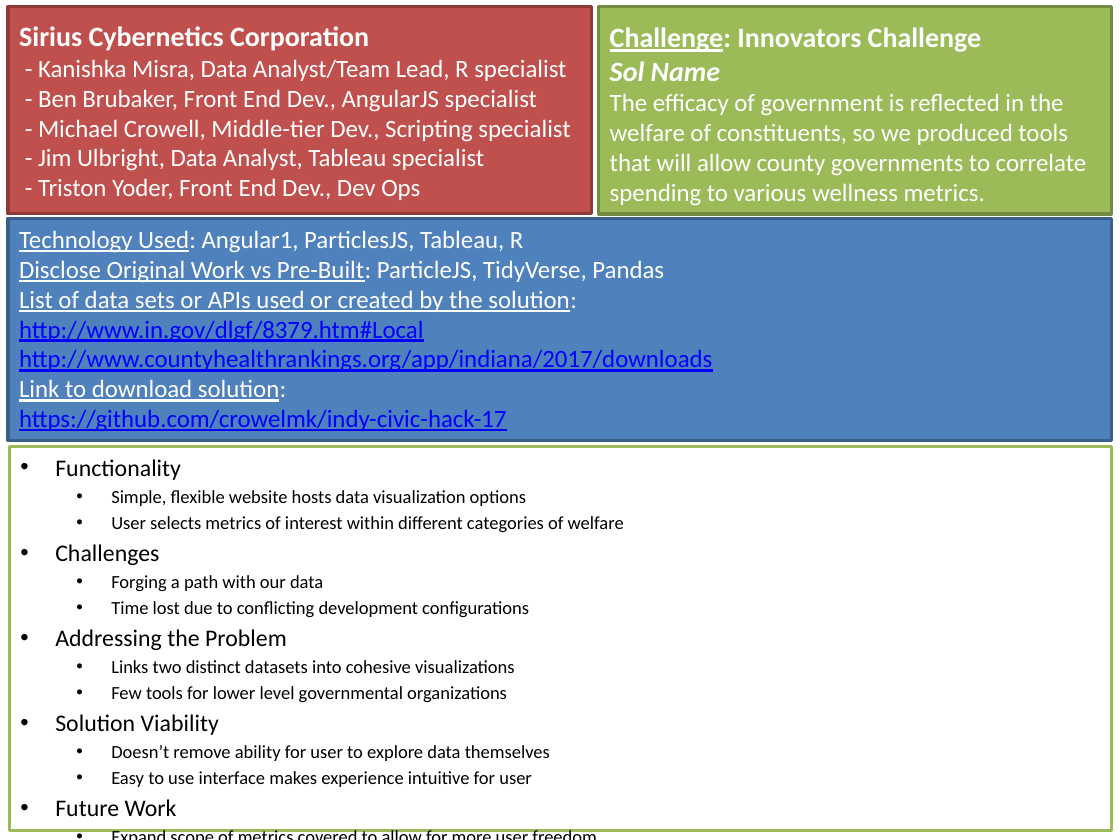
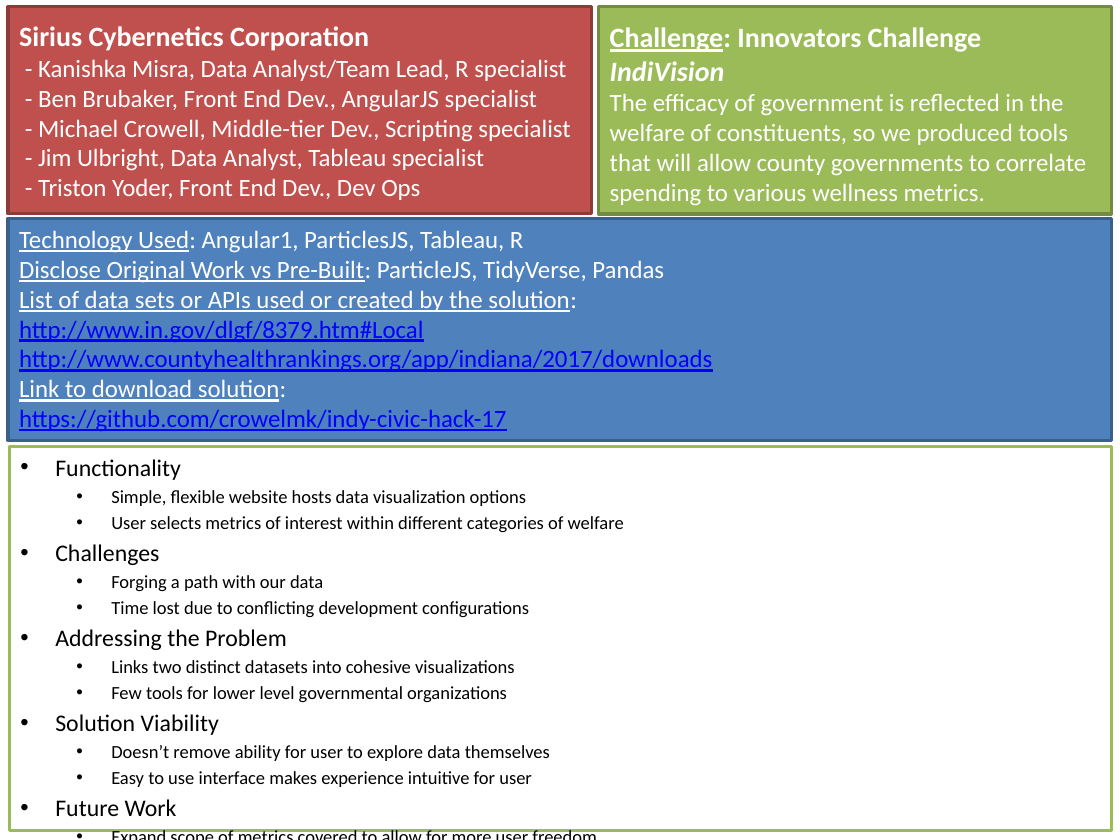
Before and after one commit to crowelmk/indy-civic-hack-17, a slide deck: slide 1 of presentation/Team_Summary.pptx. Drawn at 1120x840 pixels with LibreOffice and Linux fonts; fonts in the diff are those of the drawing. Boxes give left, top, right and bottom in pixels: in the first picture for what was removed or moved away, otherwise in the second. Text is boxed around its words. In the diff, an @@ line names an element or a change of style, - is before the commit and + after.

Commit message:
Name added to presentation

```diff
--- a/presentation/Team_Summary.pptx
+++ b/presentation/Team_Summary.pptx
@@ text in rectangle at <box>610,61,725,81</box>: text changed @@
-Sol Name
+IndiVision
```
